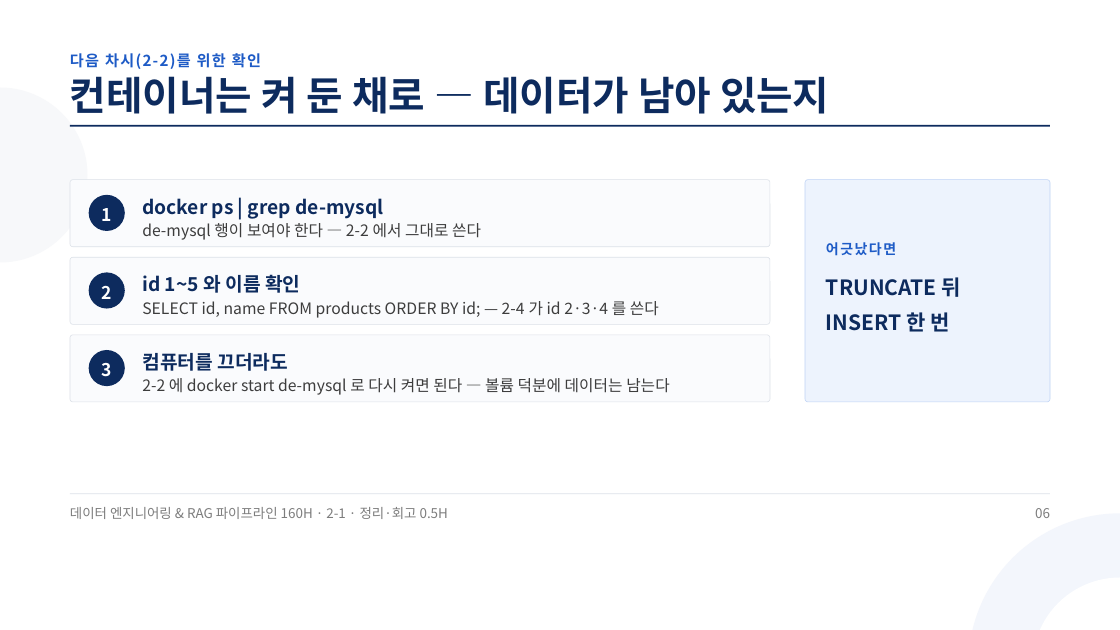
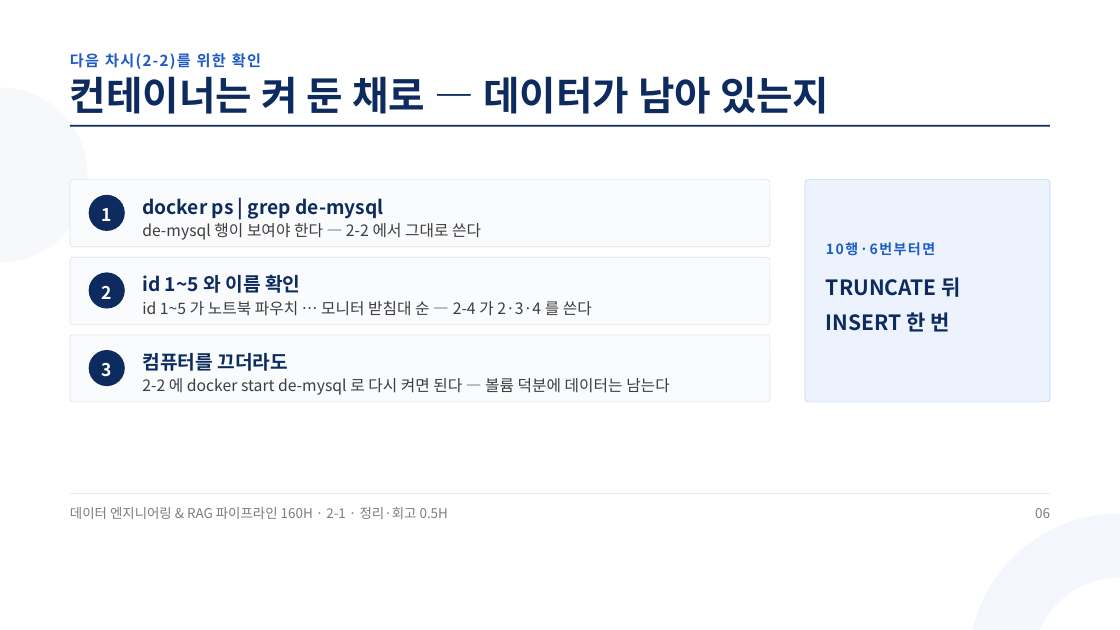
Before and after one commit to aebonlee/materials, a slide deck: slide 6 of data-eng/decks/w2d1s4.pptx. Drawn at 1120x630 pixels with LibreOffice and Linux fonts; fonts in the diff are those of the drawing. Boxes give left, top, right and bottom in pixels: in the first picture for what was removed or moved away, otherwise in the second. Text is boxed around its words. In the diff, an @@ line names an element or a change of style, - is before the commit and + after.

```diff
--- a/data-eng/decks/w2d1s4.pptx
+++ b/data-eng/decks/w2d1s4.pptx
@@ text at bbox=[826, 242, 935, 256]: text changed @@
-어긋났다면
+10행·6번부터면
@@ text at bbox=[142, 301, 592, 316]: text changed @@
-SELECT id, name FROM products ORDER BY id; — 2-4 가 id 2·3·4 를 쓴다
+id 1~5 가 노트북 파우치 … 모니터 받침대 순 — 2-4 가 2·3·4 를 쓴다
```
Also in this commit, not shown: 1 other slide changed, 9 other files.
